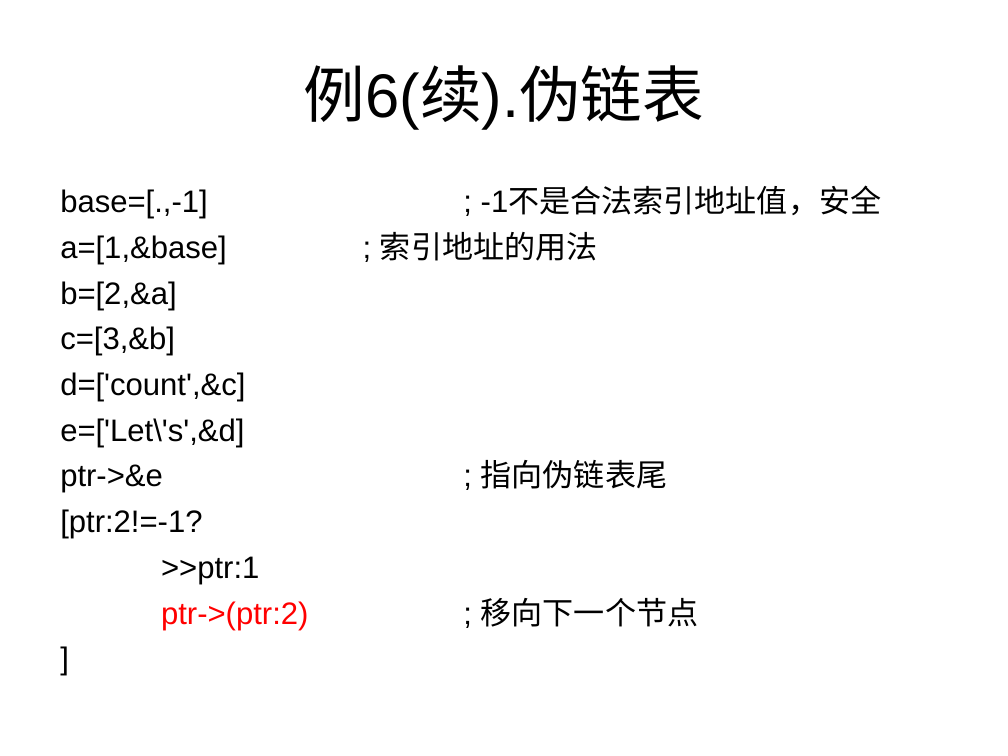
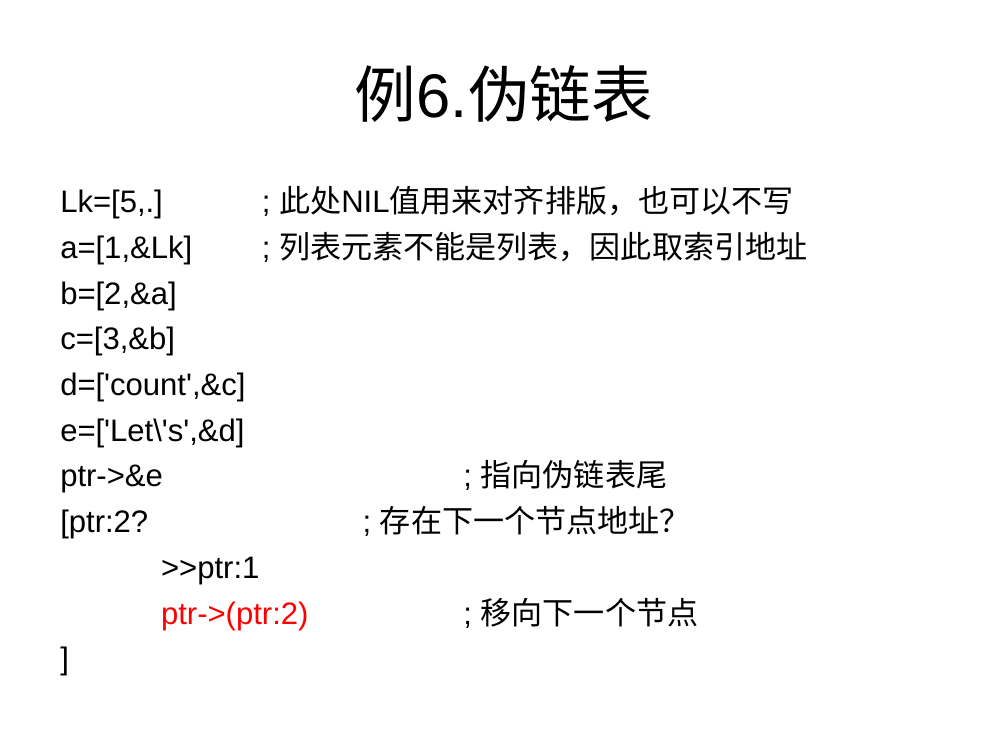
Before and after one commit to Kahsolt/Istah, a slide deck: slide 34 of doc/Istah语法书.ppt (slide 35 before the commit). Drawn at 1008x756 pixels with LibreOffice and Linux fonts; fonts in the diff are those of the drawing. Boxes give left, top, right and bottom in pixels: in the first picture for what was removed or moved away, otherwise in the second. Text is boxed around its words. In the diff, an @@ line names an element or a change of style, - is before the commit and + after.

```diff
--- a/doc/Istah语法书.ppt
+++ b/doc/Istah语法书.ppt
@@ title at bbox=[355, 65, 653, 122]: text changed @@
-例6(续).伪链表
+例6.伪链表
@@ text at bbox=[60, 185, 807, 264]: text changed @@
-base=[.,-1] ; -1不是合法索引地址值，安全
-a=[1,&base] ; 索引地址的用法
+Lk=[5,.] ; 此处NIL值用来对齐排版，也可以不写
+a=[1,&Lk] ; 列表元素不能是列表，因此取索引地址
@@ text at bbox=[60, 506, 691, 538]: text changed @@
-[ptr:2!=-1?
+[ptr:2? ; 存在下一个节点地址？
```
Also in this commit, not shown: 7 other slides changed, 2 slides added, 1 slide removed, 48 other files.
